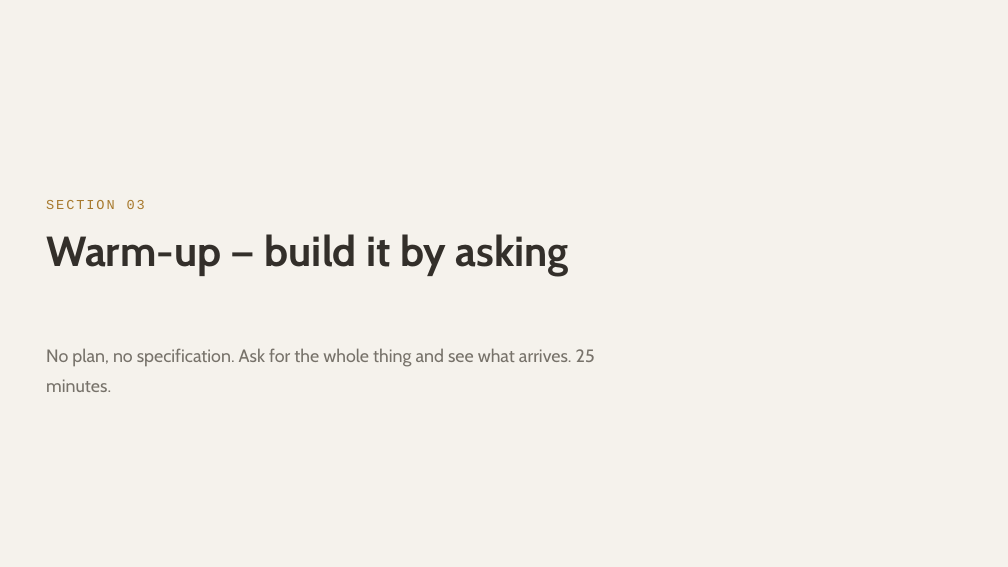
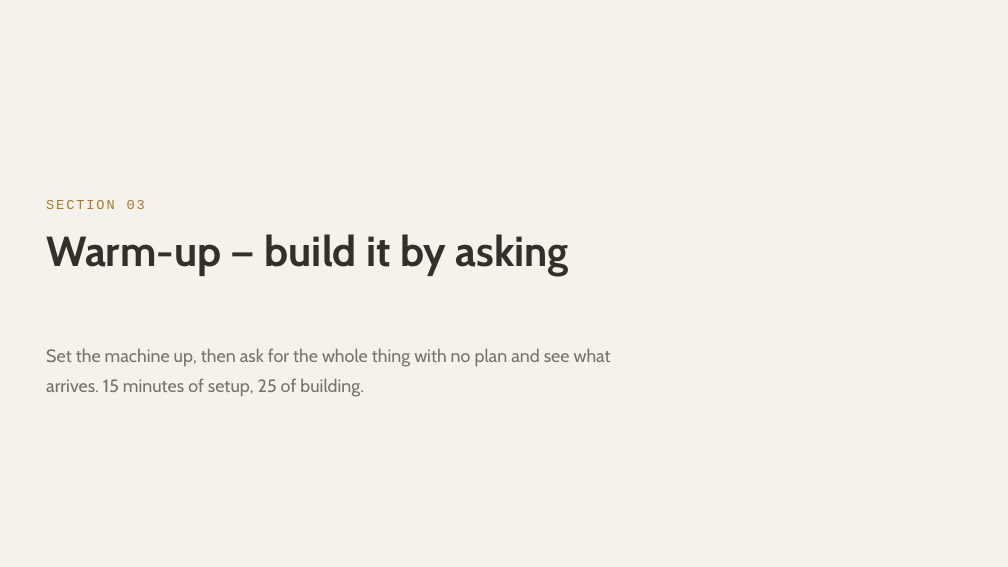
Before and after one commit to witchapong/ai-for-software-dev, a slide deck: slide 12 of slides/Session 1 - Meet Your Agent.pptx (slide 15 before the commit). Drawn at 1008x567 pixels with LibreOffice and Linux fonts; fonts in the diff are those of the drawing. Boxes give left, top, right and bottom in pixels: in the first picture for what was removed or moved away, otherwise in the second. Text is boxed around its words. In the diff, an @@ line names an element or a change of style, - is before the commit and + after.

```diff
--- a/slides/Session 1 - Meet Your Agent.pptx
+++ b/slides/Session 1 - Meet Your Agent.pptx
@@ text at (46, 348, 611, 397): text changed @@
-No plan, no specification. Ask for the whole thing and see what arrives. 25 minutes.
+Set the machine up, then ask for the whole thing with no plan and see what arrives. 15 minutes of setup, 25 of building.
```
Also in this commit, not shown: 13 other slides changed, 2 other files.
